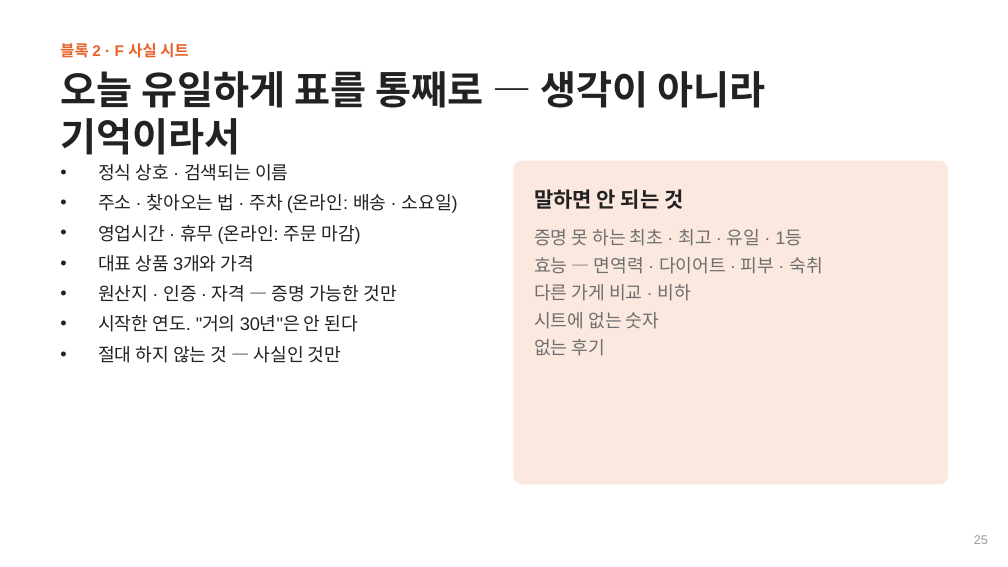
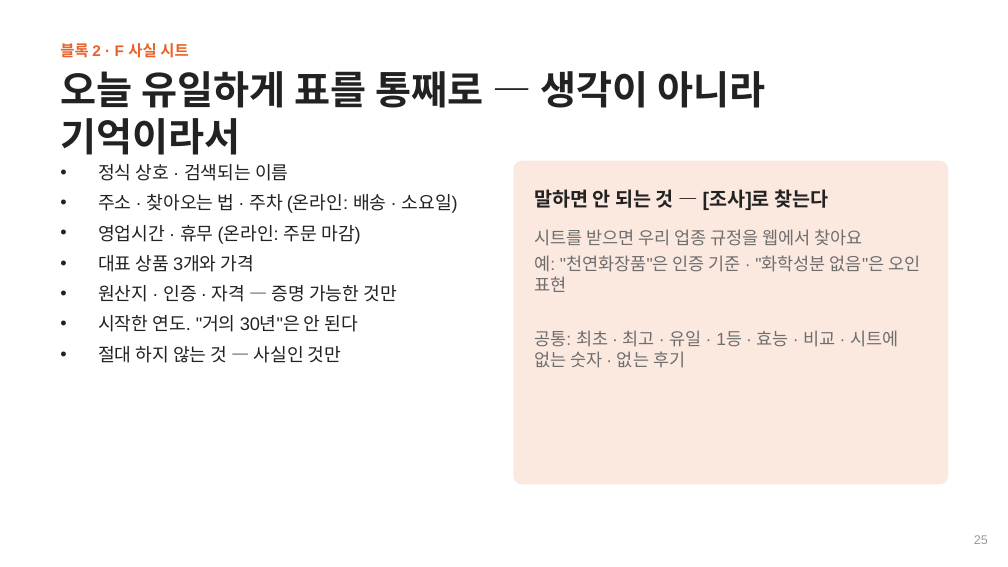
Before and after one commit to selfishclub/biz-gtm-core, a slide deck: slide 25 of course/1회차_교안_슬라이드.pptx. Drawn at 1008x567 pixels with LibreOffice and Linux fonts; fonts in the diff are those of the drawing. Boxes give left, top, right and bottom in pixels: in the first picture for what was removed or moved away, otherwise in the second. Text is boxed around its words. In the diff, an @@ line names an element or a change of style, - is before the commit and + after.

```diff
--- a/course/1회차_교안_슬라이드.pptx
+++ b/course/1회차_교안_슬라이드.pptx
@@ text at [534, 189, 828, 210]: text changed; size 15 to 14 pt @@
-말하면 안 되는 것
+말하면 안 되는 것 — [조사]로 찾는다
@@ text at [534, 229, 920, 368]: text changed; size 13 to 12.5 pt @@
-증명 못 하는 최초 · 최고 · 유일 · 1등
-효능 — 면역력 · 다이어트 · 피부 · 숙취
-다른 가게 비교 · 비하
-시트에 없는 숫자
-없는 후기
+시트를 받으면 우리 업종 규정을 웹에서 찾아요
+예: "천연화장품"은 인증 기준 · "화학성분 없음"은 오인 표현
+공통: 최초 · 최고 · 유일 · 1등 · 효능 · 비교 · 시트에 없는 숫자 · 없는 후기
```
Also in this commit, not shown: 10 other slides changed, 19 other files.
